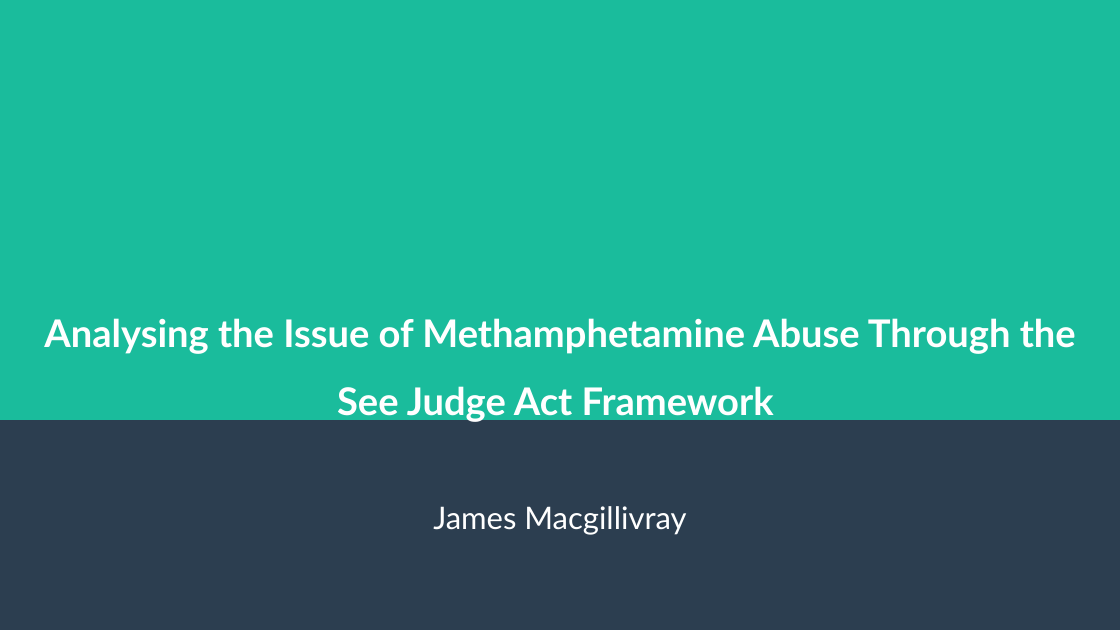
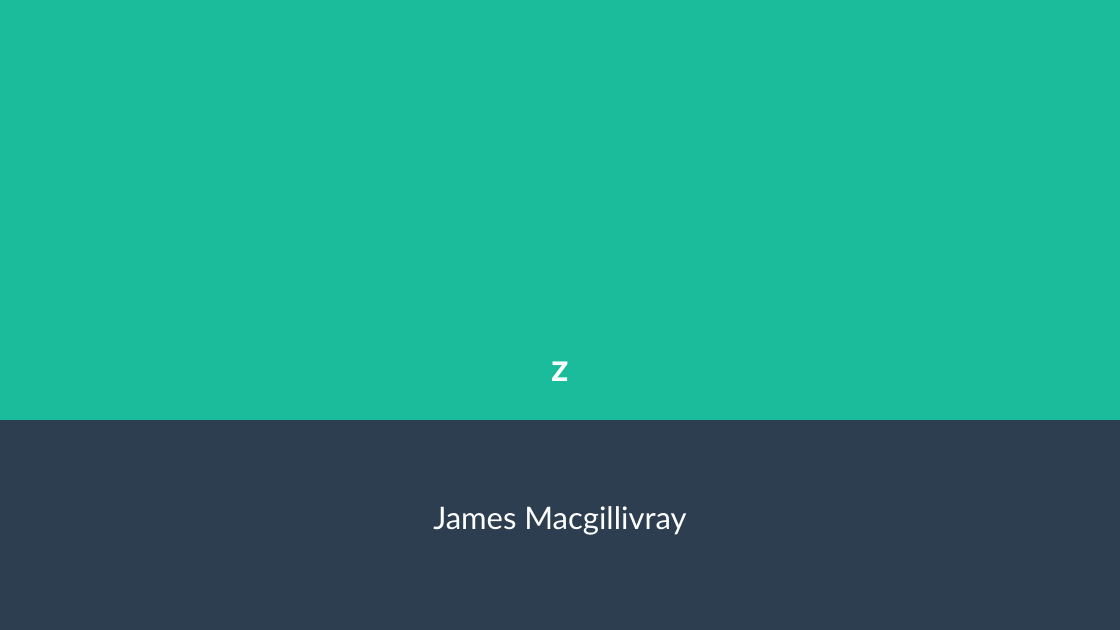
Before and after one commit to CrypticEntity/schoolwork9-10, a slide deck: slide 1 of Religion/t4 assesment.odp. Drawn at 1120x630 pixels with LibreOffice and Linux fonts; fonts in the diff are those of the drawing. Boxes give left, top, right and bottom in pixels: in the first picture for what was removed or moved away, otherwise in the second. Text is boxed around its words. In the diff, an @@ line names an element or a change of style, - is before the commit and + after.

```diff
--- a/Religion/t4 assesment.odp
+++ b/Religion/t4 assesment.odp
@@ title at (x1=551, y1=361, x2=568, y2=381): text changed @@
-Analysing the Issue of Methamphetamine Abuse Through the See Judge Act Framework
+z
```
Also in this commit, not shown: 1 other slide changed, 1 slide added, 5 other files.
